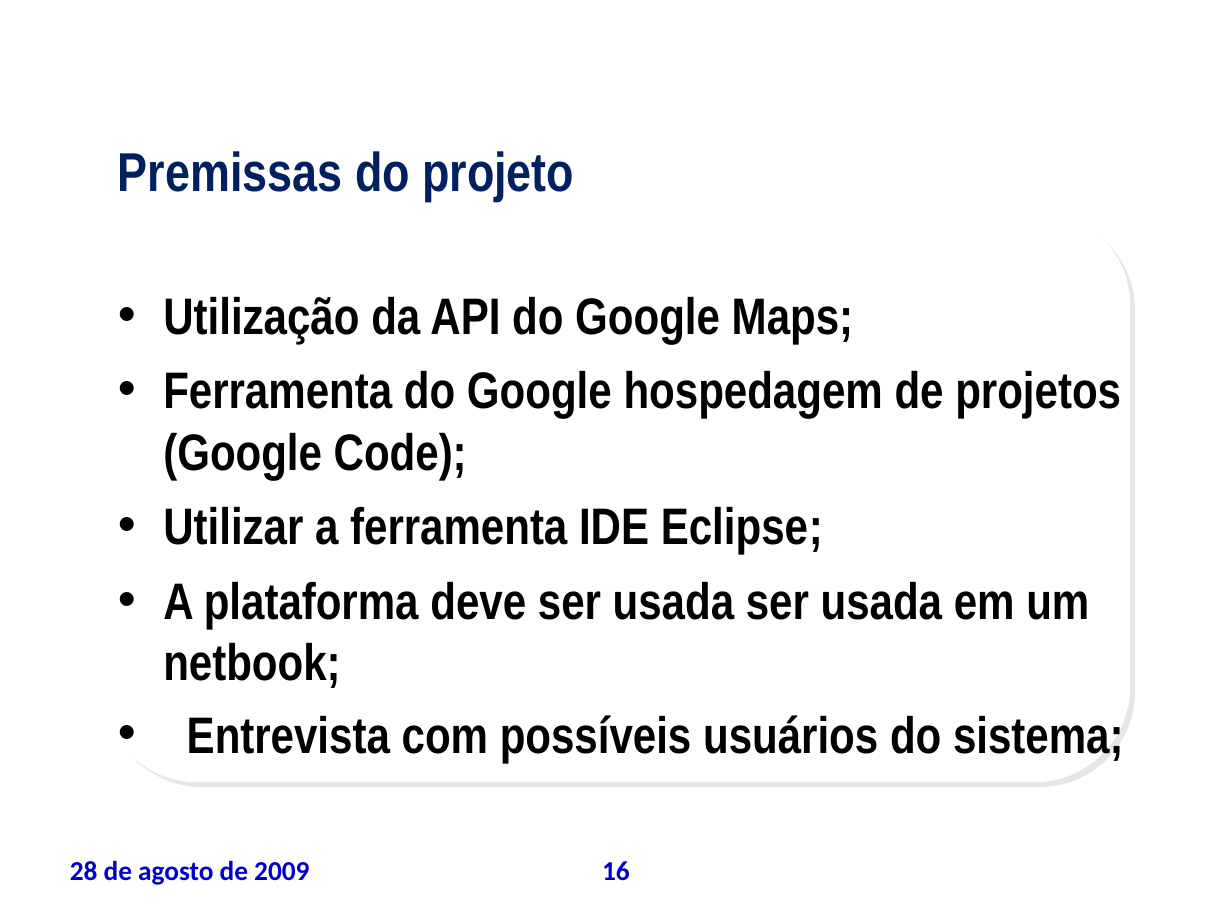
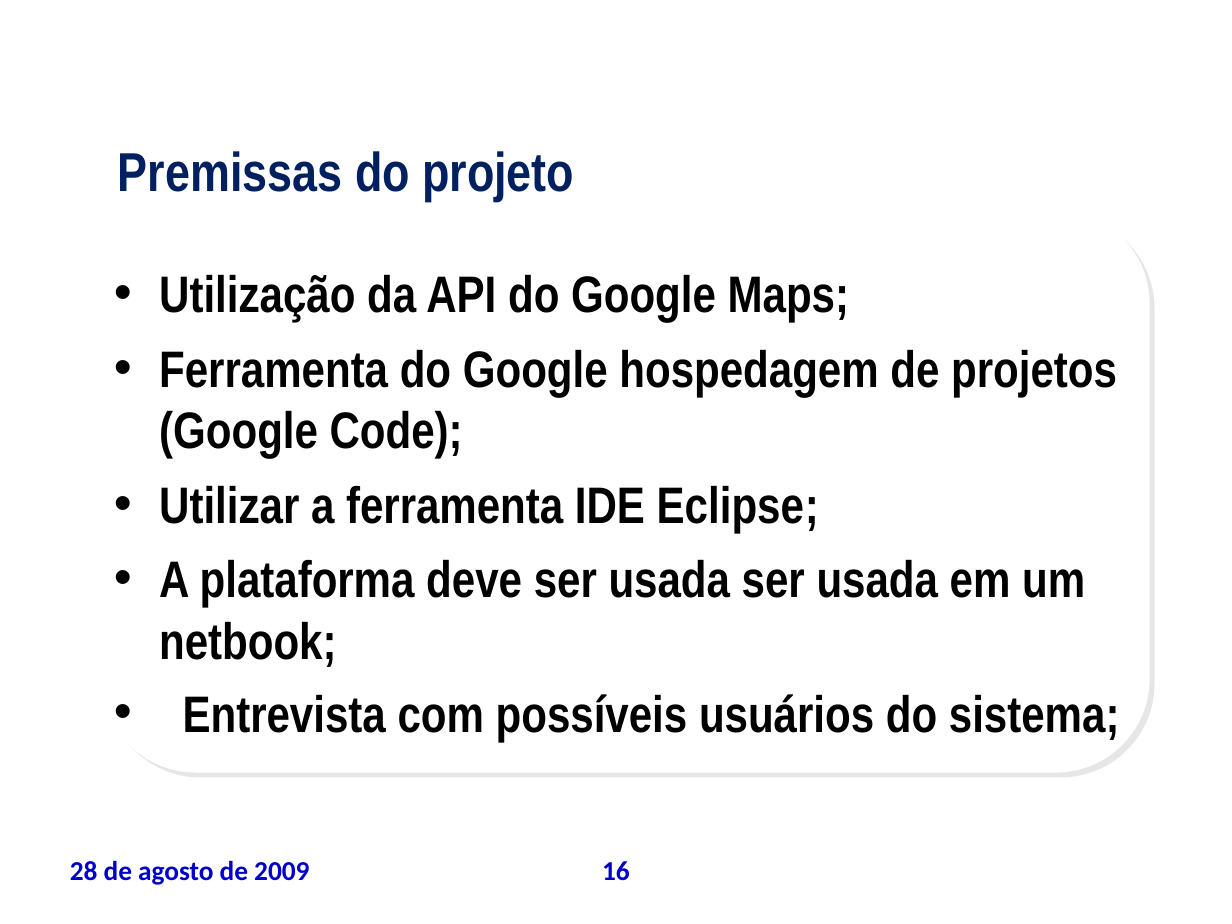
Before and after one commit to leoevaristo/psa20092, a slide deck: slide 16 of ARTEFATOS/TAP_apresentacao.ppt. Drawn at 1232x924 pixels with LibreOffice and Linux fonts; fonts in the diff are those of the drawing; background and template pictures are left out. Boxes give left, top, right and bottom in pixels: in the first picture for what was removed or moved away, otherwise in the second. Text is boxed around its words. In the diff, an @@ line names an element or a change of style, - is before the commit and + after.

```diff
--- a/ARTEFATOS/TAP_apresentacao.ppt
+++ b/ARTEFATOS/TAP_apresentacao.ppt
@@ text "Utilização da API do Google ...": place and size @@
-text "Utilização da API do Google ..." at <box>163,296,1124,763</box>
+text "Utilização da API do Google ..." at <box>159,274,1120,742</box>
@@ rounded rectangle: place and size @@
-rounded rectangle at <box>102,209,1131,782</box>
+rounded rectangle at <box>102,209,1151,772</box>
```
Also in this commit, not shown: 2 other slides changed.
